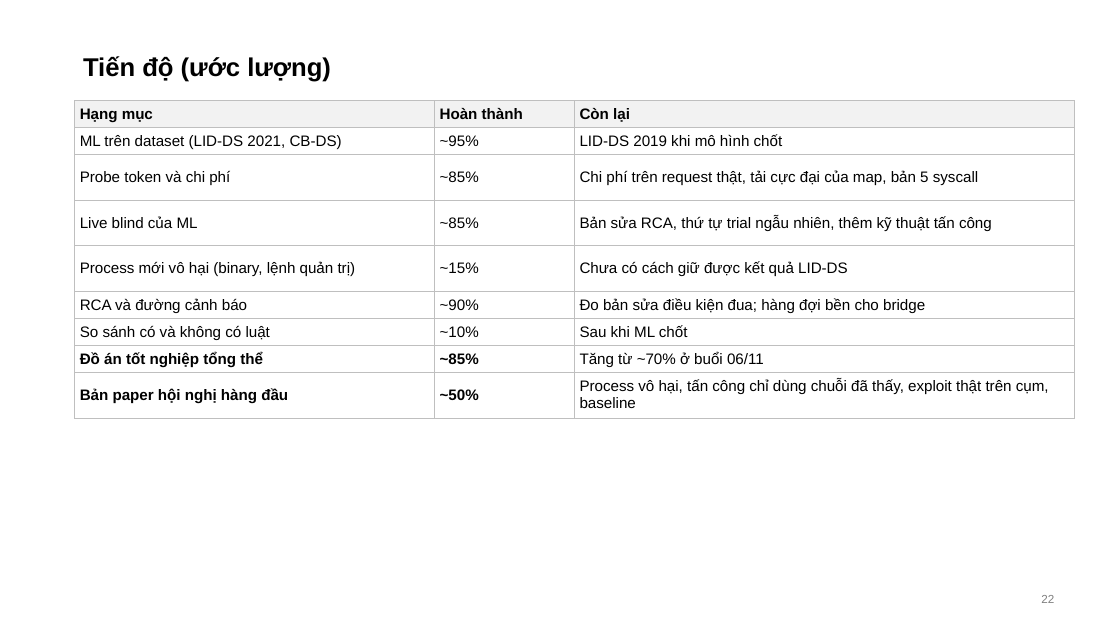
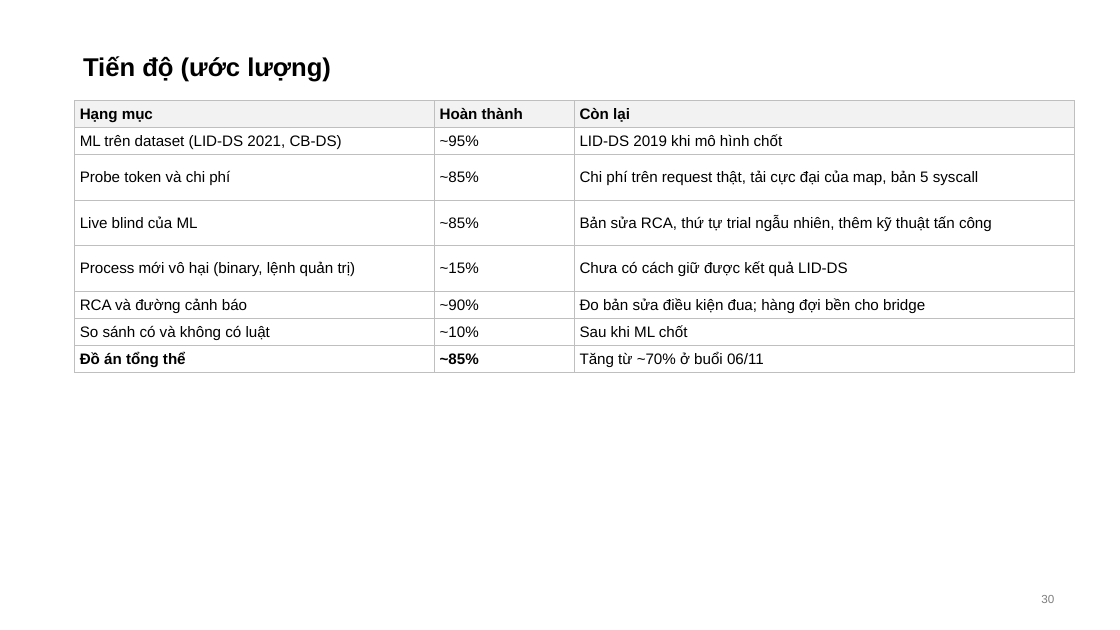
Before and after one commit to tndat-dev/eBPF-project, a slide deck: slide 30 of docs/Slide-runtime_security(13_11).pptx (slide 22 before the commit). Drawn at 1120x630 pixels with LibreOffice and Linux fonts; fonts in the diff are those of the drawing. Boxes give left, top, right and bottom in pixels: in the first picture for what was removed or moved away, otherwise in the second. Text is boxed around its words. In the diff, an @@ line names an element or a change of style, - is before the commit and + after.

```diff
--- a/docs/Slide-runtime_security(13_11).pptx
+++ b/docs/Slide-runtime_security(13_11).pptx
@@ table at (x1=75, y1=101, x2=1075, y2=372) @@
-row 8: Đồ án tốt nghiệp tổng thể | ~85% | Tăng từ ~70% ở buổi 06/11
-row 9: Bản paper hội nghị hàng đầu | ~50% | Process vô hại, tấn công chỉ dùng chuỗi đã thấy, exploit thật trên cụm, baseline
+row 8: Đồ án tổng thể | ~85% | Tăng từ ~70% ở buổi 06/11
@@ page number at (x1=1041, y1=595, x2=1054, y2=603): text changed @@
-22
+30
```
Also in this commit, not shown: 15 other slides changed, 8 slides added, 18 other files.
